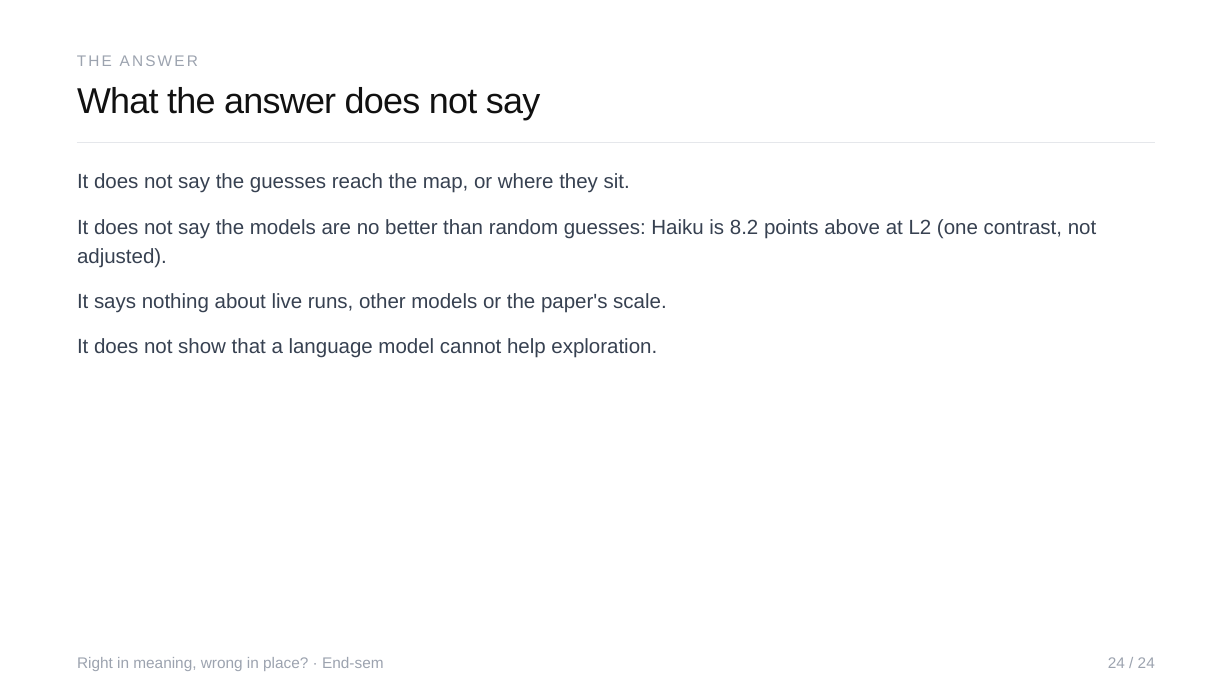
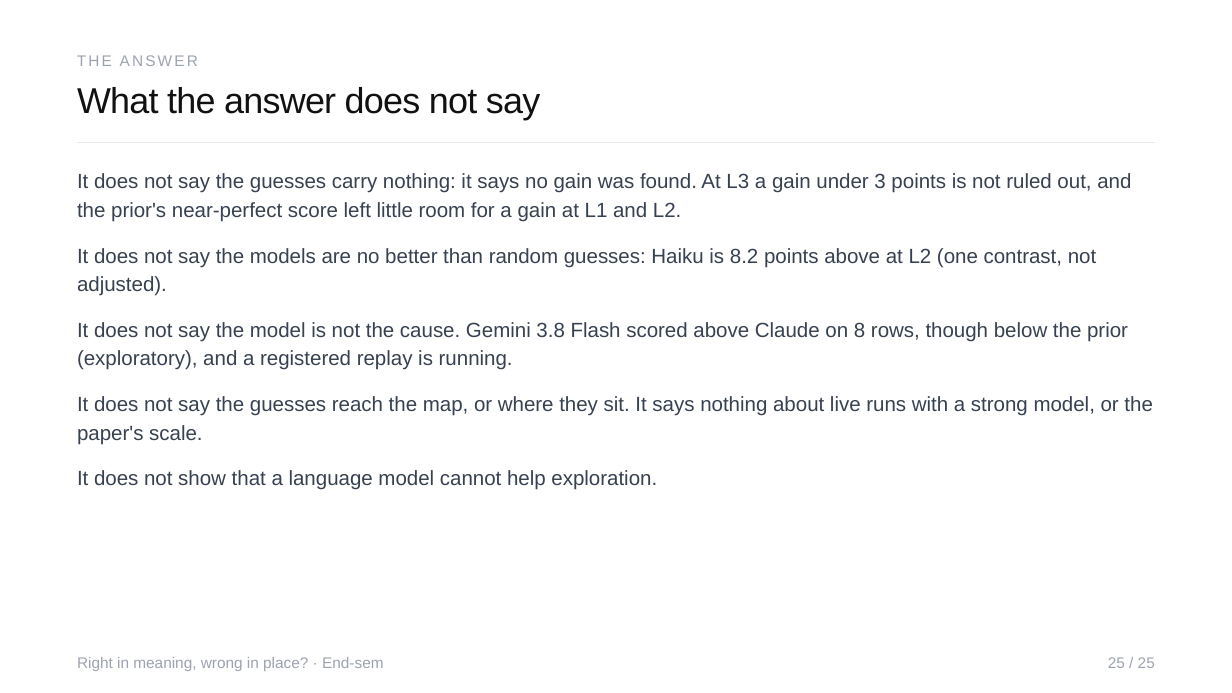
Before and after one commit to Sher110106/validity-aware-active-semantic-exploration, a slide deck: slide 25 of docs/endsem_2026-11/ASP_Endsem.pptx (slide 24 before the commit). Drawn at 1232x693 pixels with LibreOffice and Linux fonts; fonts in the diff are those of the drawing. Boxes give left, top, right and bottom in pixels: in the first picture for what was removed or moved away, otherwise in the second. Text is boxed around its words. In the diff, an @@ line names an element or a change of style, - is before the commit and + after.

```diff
--- a/docs/endsem_2026-11/ASP_Endsem.pptx
+++ b/docs/endsem_2026-11/ASP_Endsem.pptx
@@ text at (77,173,1131,222): text changed @@
-It does not say the guesses reach the map, or where they sit.
+It does not say the guesses carry nothing: it says no gain was found. At L3 a gain under 3 points is not ruled out, and the prior's near-perfect score left little room for a gain at L1 and L2.
@@ text "It does not say the ...": place and size @@
-text "It does not say the ..." at (77,219,1096,267)
+text "It does not say the ..." at (77,248,1096,296)
@@ text at (77,322,1128,370): text changed @@
-It says nothing about live runs, other models or the paper's scale.
+It does not say the model is not the cause. Gemini 3.8 Flash scored above Claude on 8 rows, though below the prior (exploratory), and a registered replay is running.
@@ text added at (77,396,1152,445), 16 pt, text #374151 @@
+It does not say the guesses reach the map, or where they sit. It says nothing about live runs with a strong model, or the paper's scale.
@@ text "It does not show that ...": place and size @@
-text "It does not show that ..." at (77,338,657,358)
+text "It does not show that ..." at (77,470,657,490)
@@ text at (1108,657,1155,668): text changed @@
-24 / 24
+25 / 25
```
Also in this commit, not shown: 24 other slides changed, 4 slides added, 1 slide removed, 8 other files.
